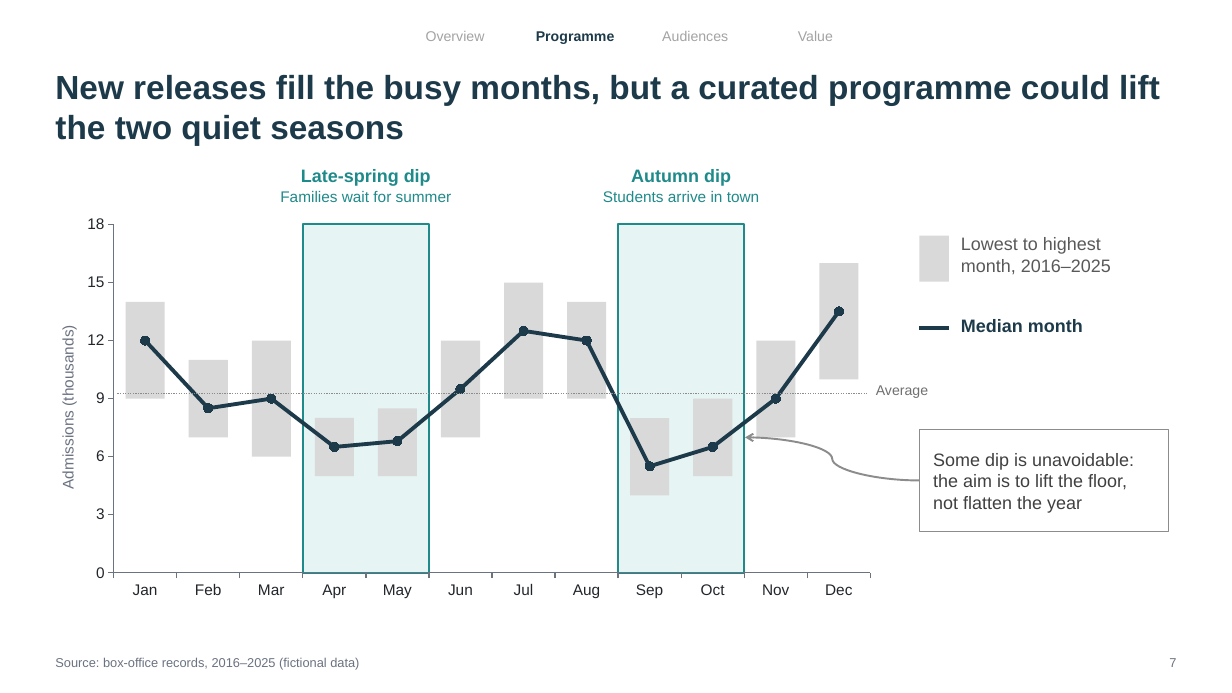
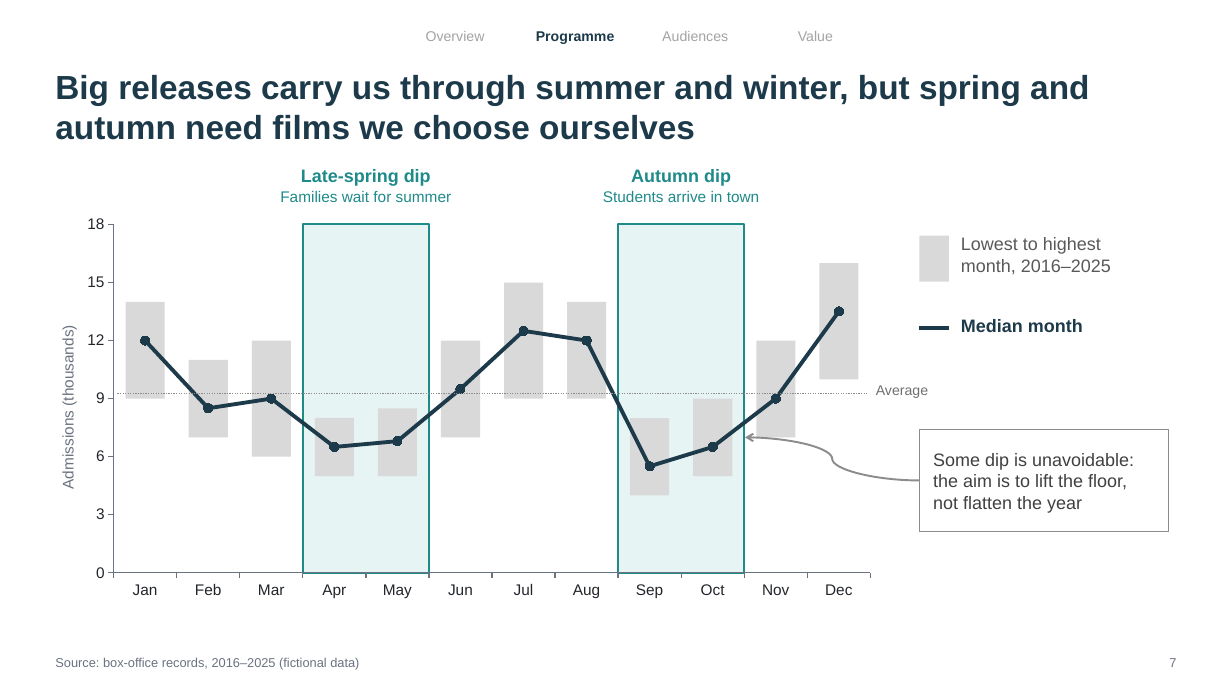
Before and after one commit to bmc-marshall/slidewell, a slide deck: slide 7 of slidewell/examples/showcase.pptx. Drawn at 1232x693 pixels with LibreOffice and Linux fonts; fonts in the diff are those of the drawing. Boxes give left, top, right and bottom in pixels: in the first picture for what was removed or moved away, otherwise in the second. Text is boxed around its words. In the diff, an @@ line names an element or a change of style, - is before the commit and + after.

```diff
--- a/slidewell/examples/showcase.pptx
+++ b/slidewell/examples/showcase.pptx
@@ text at [55,75,1089,140]: text changed @@
-New releases fill the busy months, but a curated programme could lift the two quiet seasons
+Big releases carry us through summer and winter, but spring and autumn need films we choose ourselves
```
Also in this commit, not shown: 3 other slides changed, 4 other files.
